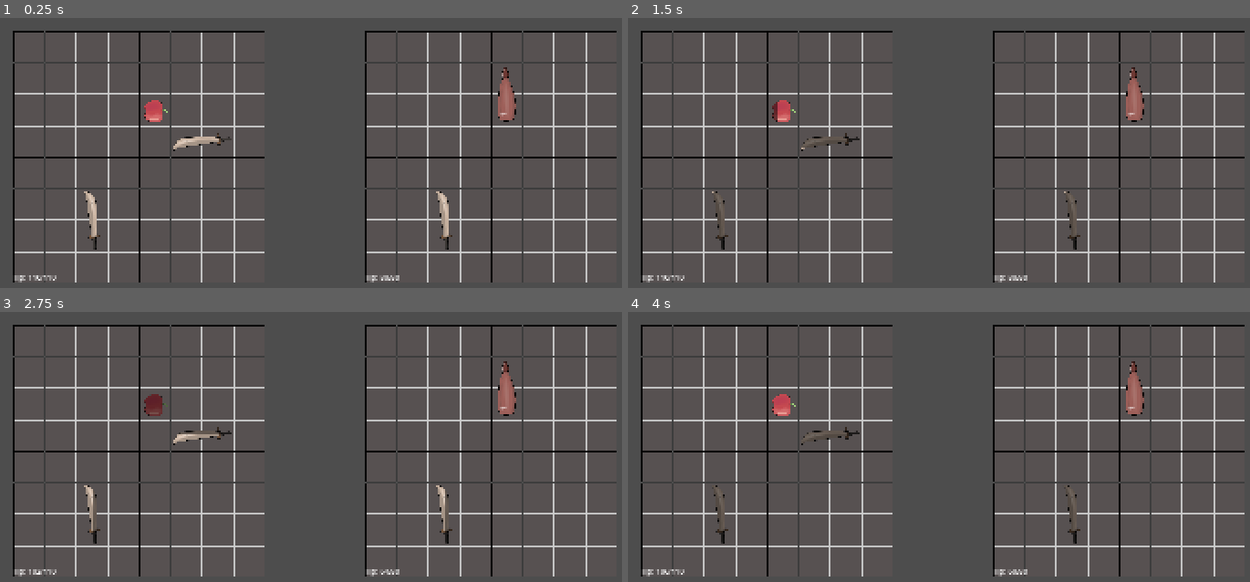
Above: before the commit, frames 1-4 (two rows, left to right).
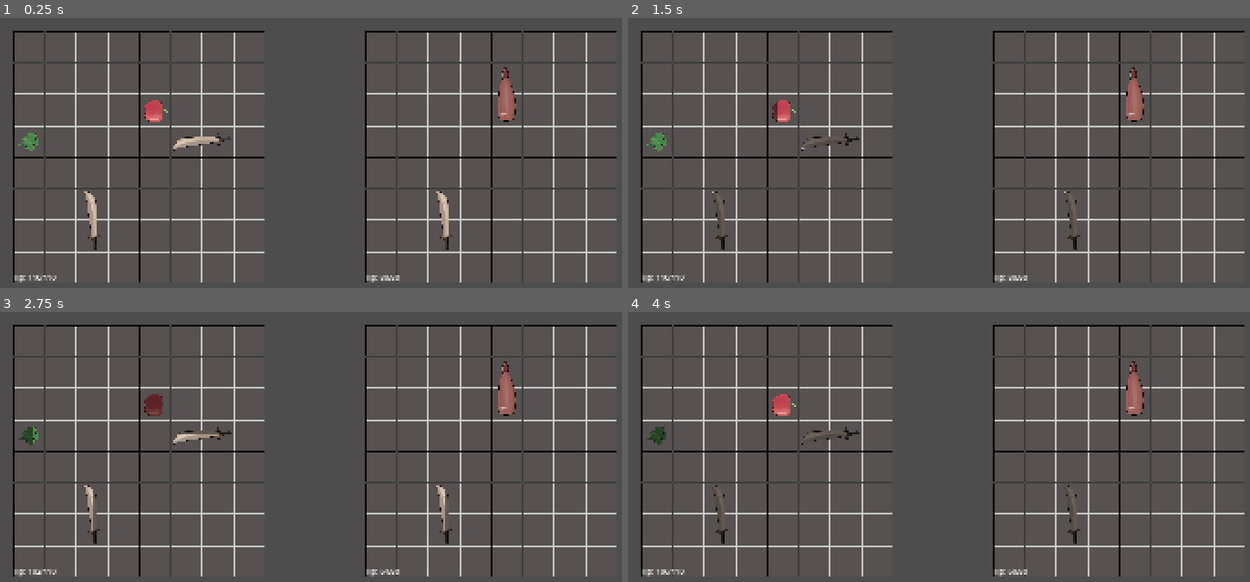
Above: after the commit, the same moments.

Repository: wrona777/TheBigGameTesting
Game: Godot game, scene res://scenes/battle_manager.tscn
Same seed, same stepped clock (60 frames per second), same inputs: the game is played once before the commit and once after it. This scene is started directly instead of the project's main scene.
Inputs (mouse positions are in pixels of both pictures, inside the frame that each line leads up to):
- Up to frame 1 (0.25 s): no input
- Up to frame 2 (1.5 s): tap Enter at 0.5 s; move the mouse to (1150, 201) at 0.52 s; click (1150, 201) at 0.6 s; tap Space at 1.25 s; move the mouse to (845, 244) at 1.27 s; right-click (845, 244) at 1.35 s
- Up to frame 3 (2.75 s): tap Enter at 2 s; move the mouse to (435, 428) at 2.02 s; click (435, 428) at 2.1 s
- Up to frame 4 (4 s): move the mouse to (outside the picture) at 2.77 s; right-click (outside the picture) at 2.85 s; move the mouse to (1212, 579) at 3.52 s; click (1212, 579) at 3.6 s

The runs differ from the first frame. In frame 1, 0.1% of the frame differs, in the area x 2-7%, y 42-50%; in frame 2, 0.1%; in frame 3, 0.1%; in frame 4, 0.1%.

Commit message:
Sąsiedztwo siedzi bam, poprawa graficzna wymagana

Diff:
--- a/scripts/Resource/characters/player_character.tres
+++ b/scripts/Resource/characters/player_character.tres
@@ -1,8 +1,9 @@
-[gd_resource type="Resource" script_class="CharacterData" load_steps=4 format=3 uid="uid://bmihscbwnrbcx"]
+[gd_resource type="Resource" script_class="CharacterData" load_steps=5 format=3 uid="uid://bmihscbwnrbcx"]
 
 [ext_resource type="Script" uid="uid://dck8f3qtsu0l4" path="res://scripts/Resource/character_class.gd" id="1_kpc1h"]
 [ext_resource type="Resource" uid="uid://beaf3vltu8e55" path="res://scripts/Resource/items/Sword.tres" id="1_vyd7h"]
 [ext_resource type="Resource" uid="uid://lcs1gryoh5i3" path="res://scripts/Resource/items/Apple.tres" id="2_3mgvn"]
+[ext_resource type="Resource" uid="uid://lfgrgwg5jgv" path="res://scripts/Resource/items/Clover.tres" id="3_6r3ak"]
 
 [resource]
 script = ExtResource("1_kpc1h")
@@ -20,5 +21,9 @@
 "item_path": ExtResource("2_3mgvn"),
 "rotation_deg": 1,
 "slot": 20
+}, {
+"item_path": ExtResource("3_6r3ak"),
+"rotation_deg": 1,
+"slot": 24
 }]
 metadata/_custom_type_script = "uid://dck8f3qtsu0l4"
--- a/scripts/Resource/item_class.gd
+++ b/scripts/Resource/item_class.gd
@@ -10,7 +10,7 @@
 
 @export_group("Synergy")
 @export var my_tags: Array[String] = ["item"]
-@export var synergy_points: Array[Vector2]
+@export var synergy_points: Array[Vector2] #Jeżeli puste nie szuka
 @export var synergy_input_tags: Array[String] = []
 
 @export_group("Offset")
--- a/scripts/Resource/items/Clover.tres
+++ b/scripts/Resource/items/Clover.tres
@@ -10,4 +10,5 @@
 icon = ExtResource("2_6eu6h")
 grids = "0,0"
 synergy_points = Array[Vector2]([Vector2(1, 0)])
+synergy_input_tags = Array[String](["weapon"])
 metadata/_custom_type_script = "uid://de8h74o65u8ps"
--- a/scripts/Resource/items/Sword.tres
+++ b/scripts/Resource/items/Sword.tres
@@ -22,6 +22,7 @@
 icon = ExtResource("1_8awla")
 size = Vector2i(2, 1)
 grids = "0,0/1,0"
+my_tags = Array[String](["weapon"])
 base_cooldown = 2.0
 fill_min_y = 0.35
 fill_max_y = 0.58
--- a/scripts/inventory.gd
+++ b/scripts/inventory.gd
@@ -64,6 +64,23 @@
 		grid.add_child(new_slot)
 		new_slot.slot_entered.connect(_on_slot_mouse_entered)
 		new_slot.slot_exited.connect(_on_slot_mouse_exited)
+
+func get_item_at_global_pos(global_pos: Vector2) -> Control:
+	var local_pos = grid.get_global_transform().affine_inverse() * global_pos
+
+	var col = int(local_pos.x / App.cell_size)
+	var row = int(local_pos.y / App.cell_size)
+
+	if col < 0 or col >= columns or row < 0 or row >= rows:
+		return null
+
+	var slot_index = row * columns + col
+
+	if slot_index < slot_array.size():
+		var slot = slot_array[slot_index]
+		return slot.item_stored
+
+	return null
 
 func _on_slot_mouse_entered(a_slot) -> void:
 	if not interactive: return
@@ -150,6 +167,7 @@
 	new_item.item = item
 	add_child(new_item)
 	item_array.push_back(new_item)
+	new_item.inventory_ref = self
 
 	var the_slot = slot_array[id]
 	new_item.grid_anchor = the_slot
--- a/scripts/item.gd
+++ b/scripts/item.gd
@@ -10,10 +10,11 @@
 var selected = false
 var item_grids := []
 var grid_anchor = null
-var markers: Array = []
+var synergy_markers: Array = []
 
 var a_owner = null
 var a_target = null
+var inventory_ref: Inventory = null
 
 var current_charges: int = 0
 
@@ -31,6 +32,7 @@
 		if cooldown_timer.is_stopped() and (current_charges > 0 or item.max_charges == 0):
 			_check_trigger()
 
+	_check_synergies()
 
 #Item/Grid Stuff
 func item_setter() -> void:
@@ -38,10 +40,11 @@
 	item_icon.texture = item.icon
 	current_charges = item.max_charges
 
+	_spawn_synergy_markers()
 	set_item_grids()
 	_update_charges_visual()
+
 	shader_mat = item_icon.material as ShaderMaterial
-
 	if shader_mat:
 		shader_mat.set_shader_parameter("progress", 0.0)
 		shader_mat.set_shader_parameter("fill_min_y", item.fill_min_y)
@@ -116,7 +119,7 @@
 
 	shader_mat.set_shader_parameter("progress", clampf(progress, 0.0, 1.0))
 
-#Inne
+#Markery
 
 func _spawn_synergy_markers() -> void:
 	if item.synergy_input_tags.is_empty():
@@ -130,7 +133,25 @@
 		marker.position = pos * App.cell_size + Vector2(App.cell_size/2, App.cell_size/2)
 		marker.required_tags = item.synergy_input_tags
 
-		markers.append(marker)
+		synergy_markers.append(marker)
+
+func _check_synergies() -> void:
+	if inventory_ref == null: return
+
+	for marker in synergy_markers:
+		var marker_global_pos = marker.icon.global_position
+
+		var found_node = inventory_ref.get_item_at_global_pos(marker_global_pos)
+
+		var match_found = false
+
+		if found_node and found_node != self:
+			if marker.check_resource(found_node.item):
+				match_found = true
+				# TU MOŻESZ DODAĆ LOGIKĘ BUFFOWANIA (np. zliczanie aktywnych synergii)
+		marker.set_visual_state(match_found)
+
+#Inne
 
 func _check_trigger() -> void:
 	if item.trigger and a_owner:
--- a/scripts/synergy_marker.gd
+++ b/scripts/synergy_marker.gd
@@ -3,18 +3,23 @@
 @onready var icon = $Texture
 
 var required_tags: Array[String] = []
+var is_active: bool = false
 
-func set_active(is_active: bool) -> void:
+func _ready() -> void:
+	set_visual_state(false)
+
+func set_visual_state(active: bool) -> void:
+	is_active = active
 	if is_active:
-		icon.texture = "res://assets/ballFullAtlas.tres"
+		icon.texture = preload("res://assets/ballFullAtlas.tres")
 	else:
-		icon.texture = "res://assets/ballEmptyAtlas.tres"
+		icon.texture = preload("res://assets/ballEmptyAtlas.tres")
 
-func check_item(neighbor_item_resource: Item) -> bool:
-	if neighbor_item_resource == null: return false
+func check_resource(neighbor_res: Item) -> bool:
+	if neighbor_res == null: return false
 
+	# Jeśli sąsiad ma CHOCIAŻ JEDEN pasujący tag -> Sukces
 	for tag in required_tags:
-		if neighbor_item_resource.my_tags.has(tag):
+		if neighbor_res.my_tags.has(tag):
 			return true
-
 	return false
